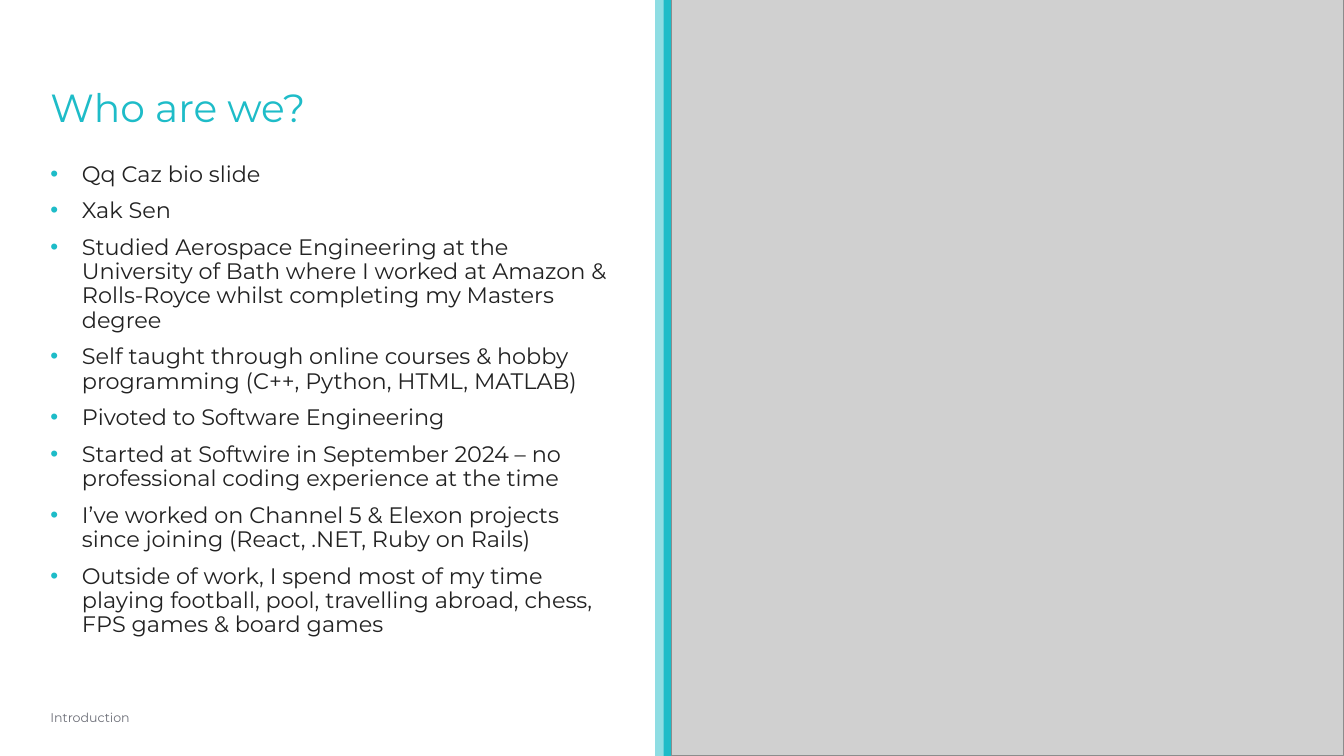
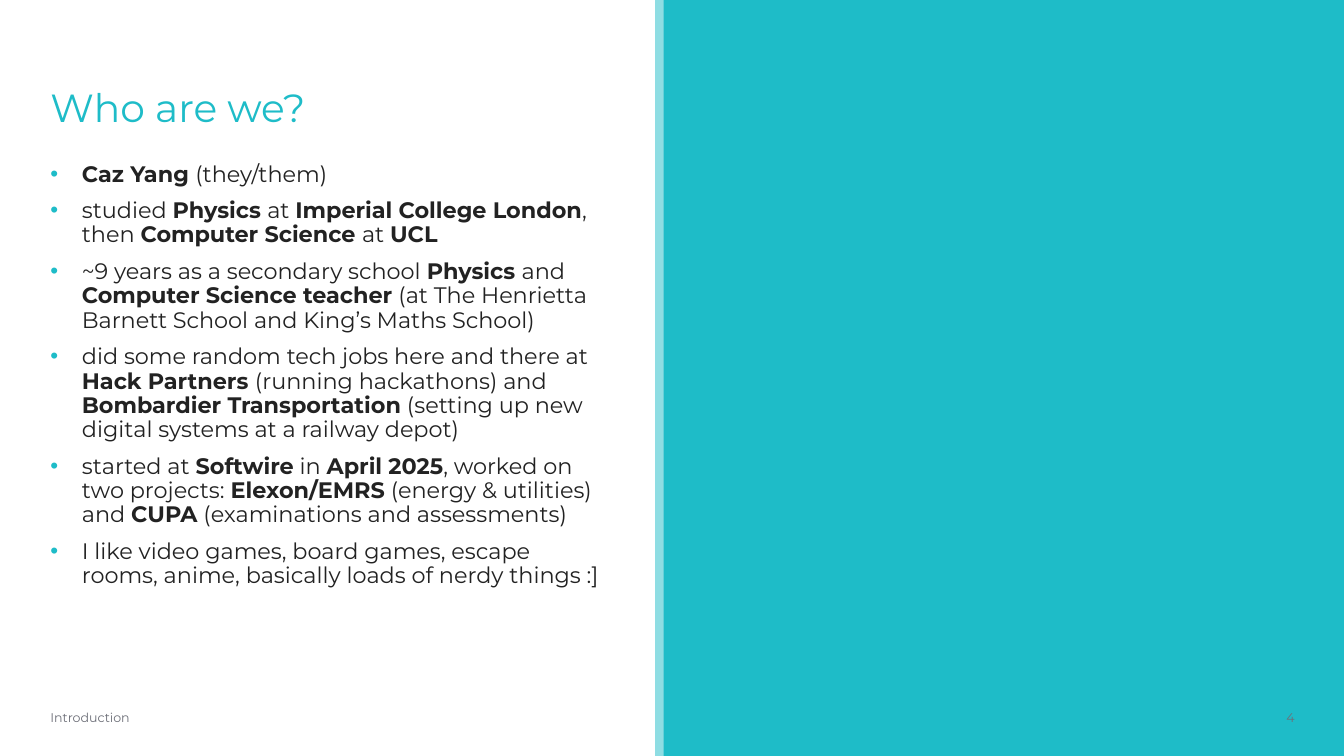
Before and after one commit to caz-yang/softwire-work-experience-oct-2025, a slide deck: slide 4 of course-assets/presentations/intro.pptx. Drawn at 1344x756 pixels with LibreOffice and Linux fonts; fonts in the diff are those of the drawing; grey boxes stand for pictures; background and template pictures are left out. Boxes give left, top, right and bottom in pixels: in the first picture for what was removed or moved away, otherwise in the second. Text is boxed around its words. In the diff, an @@ line names an element or a change of style, - is before the commit and + after.

Commit message:
updated intro.pptx with Caz's about me slide updated README.md with Caz's email address

```diff
--- a/course-assets/presentations/intro.pptx
+++ b/course-assets/presentations/intro.pptx
@@ picture removed at [673, 0, 1344, 756] @@
@@ text at [82, 163, 592, 588]: text changed @@
-• Qq Caz bio slide
-• Xak Sen
-• Studied Aerospace Engineering at the University of Bath where I worked at Amazon & Rolls-Royce whilst completing my Masters degree
-• Self taught through online courses & hobby programming (C++, Python, HTML, MATLAB)
-• Pivoted to Software Engineering
-• Started at Softwire in September 2024 – no professional coding experience at the time
-• I’ve worked on Channel 5 & Elexon projects since joining (React, .NET, Ruby on Rails)
-• Outside of work, I spend most of my time playing football, pool, travelling abroad, chess, FPS games & board games
+• Caz Yang (they/them)
+• studied Physics at Imperial College London, then Computer Science at UCL
+• ~9 years as a secondary school Physics and Computer Science teacher (at The Henrietta Barnett School and King’s Maths School)
+• did some random tech jobs here and there at Hack Partners (running hackathons) and Bombardier Transportation (setting up new digital systems at a railway depot)
+• started at Softwire in April 2025, worked on two projects: Elexon/EMRS (energy & utilities) and CUPA (examinations and assessments)
+• I like video games, board games, escape rooms, anime, basically loads of nerdy things :]
@@ page number added at [1214, 705, 1295, 730], 9 pt, text #6D6F78 @@
+4
```
Also in this commit, not shown: 1 other file.
